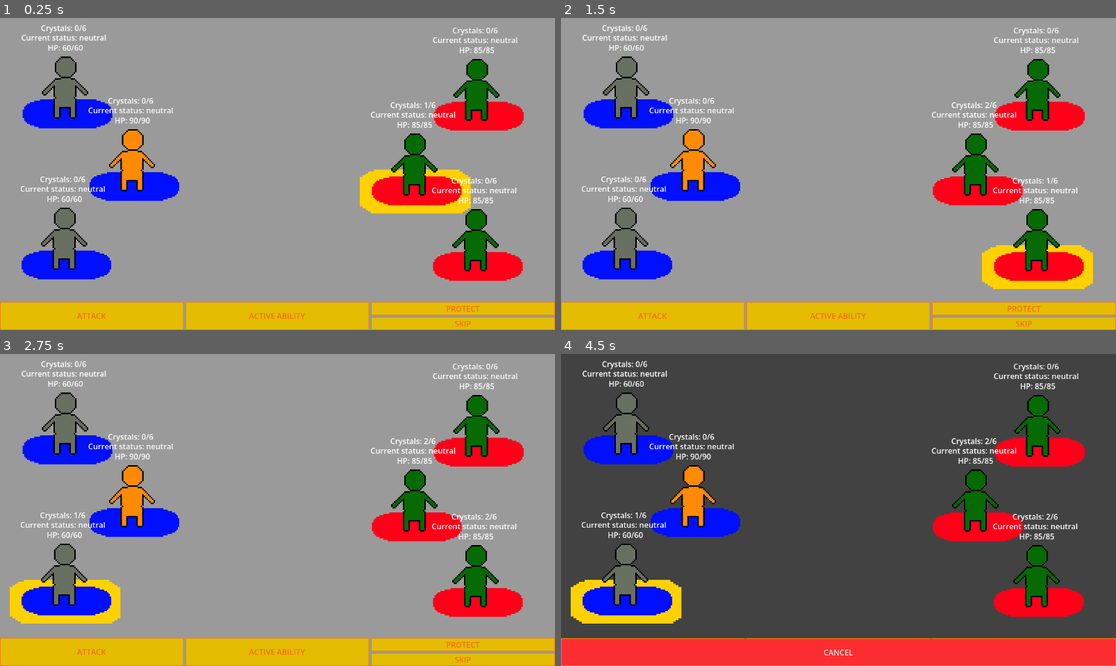
Above: before the commit, frames 1-4 (two rows, left to right).
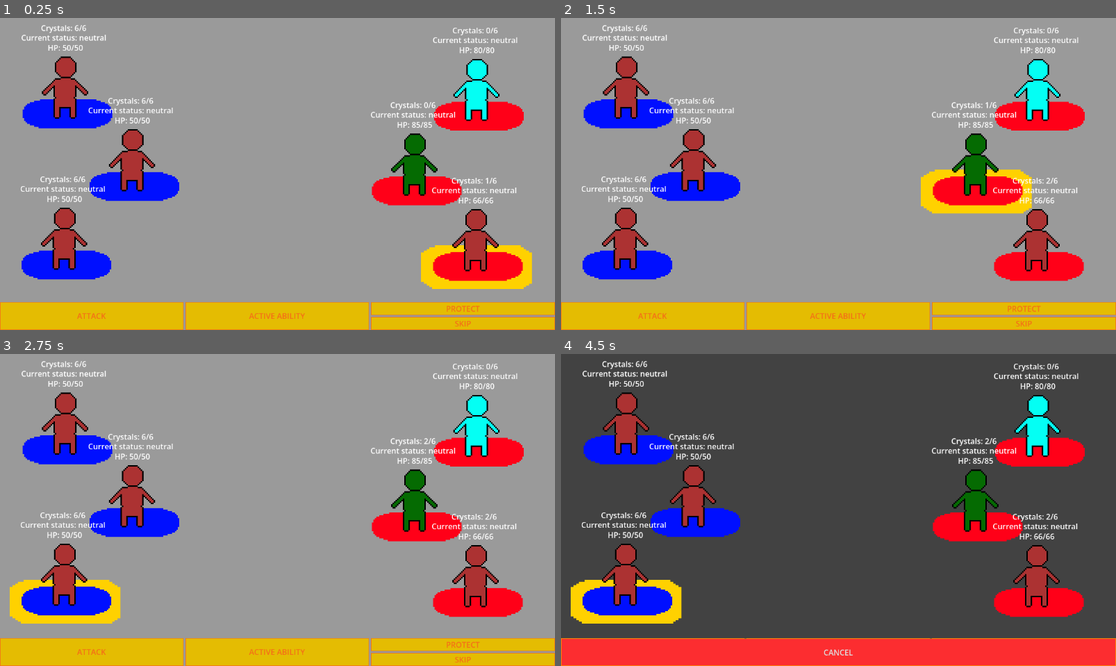
Above: after the commit, the same moments.

Repository: crowprogramsgames/erpge
Game: Godot game, scene res://scenes/battle/battle.tscn
The game is run twice, just before and just after one commit, with the same random seed, the same clock (stepped at 60 frames per second) and the same inputs.
Inputs:
- Up to frame 1 (0.25 s): no input
- Up to frame 2 (1.5 s): click "ACTIVE ABILITY" at 0.5 s; click "SKIP" at 1.25 s
- Up to frame 3 (2.75 s): click "SKIP" at 2 s
- Up to frame 4 (4.5 s): click "ATTACK" at 2.75 s; click "PROTECT" at 3.5 s; click "ATTACK" at 4.25 s

The runs differ from the first frame. In frame 1, 5.8% of the frame differs, in the area x 7-96%, y 2-87%; in frame 2, 5.8%; in frame 3, 3.2%; in frame 4, 3.2%.

Commit message:
hierophant finished and tested. draco added but not finished. TODO: draco BA: spend 2 crystals to apply passive again

Diff:
--- a/archetypes/starters/Bandit/bandit_mod_1.gd
+++ b/archetypes/starters/Bandit/bandit_mod_1.gd
@@ -1,5 +1,4 @@
 extends Modifier
 
 func additional_damage(o:Character, t:Character) -> int:
-	print(str(source.tot_stat("fin") - t.tot_stat("fin")))
 	return source.tot_stat("fin") - t.tot_stat("fin")
--- /dev/null
+++ b/archetypes/starters/Draco/a_draco.gd
@@ -0,0 +1,21 @@
+extends Active
+
+@export var pwr_mult : float = 2
+
+func a_action():
+	Action.set_action(Action.ActionType.ABILITY, Action.Targets.ENEMY, Action.Restriction.TARGET, false)
+	Events.choose_target.emit()
+
+func a_ability(targets : Array[Character]) -> void:
+	var save : bool
+	var dmg : int
+	for target in targets:
+		save = ability_save(target)
+		if !save:
+			dmg = GL.ab_damage(source, target, source.tot_stat("pwr") * pwr_mult)
+			target.be_dealt_dmg(dmg)
+		else:
+			target.be_dealt_dmg(source.tot_stat("pwr") * pwr_mult / 2)
+			print("failed ability")
+	_pay_cost()
+	source.end_of_turn()
--- /dev/null
+++ b/archetypes/starters/Draco/a_draco.tres
@@ -0,0 +1,9 @@
+[gd_resource type="Resource" format=3 uid="uid://jjq82fdu667h"]
+
+[ext_resource type="Script" uid="uid://c8a86gfn75x7h" path="res://archetypes/starters/Draco/a_draco.gd" id="1_dngjp"]
+
+[resource]
+script = ExtResource("1_dngjp")
+active_name = "Dragon Breath"
+active_desc = "All enemies are engulfed in flames"
+metadata/_custom_type_script = "uid://b7d6rex4qpujm"
--- /dev/null
+++ b/archetypes/starters/Draco/draco.tres
@@ -0,0 +1,20 @@
+[gd_resource type="Resource" script_class="Archetype" format=3 uid="uid://gryithbqcjey"]
+
+[ext_resource type="Resource" uid="uid://jjq82fdu667h" path="res://archetypes/starters/Draco/a_draco.tres" id="1_wl3vh"]
+[ext_resource type="Resource" uid="uid://yrv33dc0tejl" path="res://archetypes/starters/Draco/p_draco.tres" id="2_fugwh"]
+[ext_resource type="Texture2D" uid="uid://cnule6p8qxdrr" path="res://art/adv_sprites/ang_files.png" id="3_7cf3i"]
+[ext_resource type="Script" uid="uid://qoe7jgamtuc7" path="res://resources/archetype.gd" id="4_580kv"]
+[ext_resource type="Resource" uid="uid://bikue0lgh7foy" path="res://statuses/neutral.tres" id="5_vvym6"]
+[ext_resource type="Resource" uid="uid://bhe77agxjwbv5" path="res://archetypes/starters/Draco/draco_stats.tres" id="6_31107"]
+[ext_resource type="Resource" uid="uid://bpemd6y4tvnkm" path="res://items/weapons/claws.tres" id="7_fv8iw"]
+
+[resource]
+script = ExtResource("4_580kv")
+arch_name = "Draco"
+arch_desc = "A furious dragon spawn heats their inside in preparation"
+portrait = ExtResource("3_7cf3i")
+stats = ExtResource("6_31107")
+passive_ability = ExtResource("2_fugwh")
+active_ability = ExtResource("1_wl3vh")
+weapon = ExtResource("7_fv8iw")
+metadata/_custom_type_script = "uid://qoe7jgamtuc7"
--- /dev/null
+++ b/archetypes/starters/Draco/draco_stats.tres
@@ -0,0 +1,12 @@
+[gd_resource type="Resource" script_class="Stats" format=3 uid="uid://bhe77agxjwbv5"]
+
+[ext_resource type="Script" uid="uid://dcbe8jtdelre3" path="res://resources/stats.gd" id="1_ita0w"]
+
+[resource]
+script = ExtResource("1_ita0w")
+max_hp = 66
+hp = 66
+pwr = 4
+end = 2
+vir = 1
+metadata/_custom_type_script = "uid://dcbe8jtdelre3"
--- /dev/null
+++ b/archetypes/starters/Draco/p_draco.gd
@@ -0,0 +1,9 @@
+extends Passive
+
+func _set_triggers():
+	Events.start_of_game.connect(_on_start_of_game)
+
+func _on_start_of_game():
+	for adv : Character in Battle.adventurers:
+		if !GL.allies_o_enemies(adv, source):
+			adv.effect_manager.grant_effect(0,-3,0,0,0,3)
--- /dev/null
+++ b/archetypes/starters/Draco/p_draco.tres
@@ -0,0 +1,10 @@
+[gd_resource type="Resource" format=3 uid="uid://yrv33dc0tejl"]
+
+[ext_resource type="Script" uid="uid://df27rfrtjx2ou" path="res://resources/modifier.gd" id="1_4mowp"]
+[ext_resource type="Script" uid="uid://b5metfqby4n68" path="res://archetypes/starters/Draco/p_draco.gd" id="2_4mowp"]
+
+[resource]
+script = ExtResource("2_4mowp")
+passive_name = "Draconic Presence"
+passive_desc = "At the start of combat, the enemies are left astonished by the grandiose"
+metadata/_custom_type_script = "uid://dmlaesjve55vy"
--- /dev/null
+++ b/archetypes/starters/Hierophant/a_hierophant.gd
@@ -0,0 +1,15 @@
+extends Active
+
+@export var pwr_mult : float = 3
+
+func a_action() -> void:
+	Action.set_action(Action.ActionType.ABILITY, Action.Targets.ALL, Action.Restriction.TARGET, true)
+	source.action_menu.cancelBtn.show()
+	Events.choose_target.emit()
+
+func a_ability(targets: Array[Character]) -> void:
+	for target in targets:
+		target.status_manager.grant_status("healing")
+		target.heal(source.tot_stat("pwr") * pwr_mult)
+	_pay_cost()
+	source.end_of_turn()
--- /dev/null
+++ b/archetypes/starters/Hierophant/a_hierophant.tres
@@ -0,0 +1,10 @@
+[gd_resource type="Resource" format=3 uid="uid://oegymnnc88y5"]
+
+[ext_resource type="Script" uid="uid://byj6naq7oqg77" path="res://archetypes/starters/Hierophant/a_hierophant.gd" id="1_t07s4"]
+
+[resource]
+script = ExtResource("1_t07s4")
+active_name = "Lesser Miracle"
+active_desc = "An adventurer is granted the \"healiang\" status and is healed equal to your power"
+cost = 2
+metadata/_custom_type_script = "uid://b7d6rex4qpujm"
--- /dev/null
+++ b/archetypes/starters/Hierophant/hierophant.tres
@@ -0,0 +1,20 @@
+[gd_resource type="Resource" script_class="Archetype" format=3 uid="uid://d4ngajoktvimn"]
+
+[ext_resource type="Script" uid="uid://qoe7jgamtuc7" path="res://resources/archetype.gd" id="1_dyhfw"]
+[ext_resource type="Resource" uid="uid://oegymnnc88y5" path="res://archetypes/starters/Hierophant/a_hierophant.tres" id="1_fghwx"]
+[ext_resource type="Resource" uid="uid://bikue0lgh7foy" path="res://statuses/neutral.tres" id="2_plove"]
+[ext_resource type="Resource" uid="uid://c0gj73bswo3ab" path="res://archetypes/starters/Hierophant/p_hierophant.tres" id="2_so0ia"]
+[ext_resource type="Texture2D" uid="uid://c6yd2nl6y47y1" path="res://art/adv_sprites/spe_files.png" id="3_owpb5"]
+[ext_resource type="Resource" uid="uid://bfujk0jtc0m5k" path="res://archetypes/starters/Hierophant/hierophant_stats.tres" id="6_24dfj"]
+[ext_resource type="Resource" uid="uid://dikttp0c5guvg" path="res://items/weapons/flail.tres" id="7_sr0ur"]
+
+[resource]
+script = ExtResource("1_dyhfw")
+arch_name = "Hierophant"
+arch_desc = "A holy person with devilish intentions"
+portrait = ExtResource("3_owpb5")
+stats = ExtResource("6_24dfj")
+passive_ability = ExtResource("2_so0ia")
+active_ability = ExtResource("1_fghwx")
+weapon = ExtResource("7_sr0ur")
+metadata/_custom_type_script = "uid://qoe7jgamtuc7"
--- /dev/null
+++ b/archetypes/starters/Hierophant/hierophant_stats.tres
@@ -0,0 +1,14 @@
+[gd_resource type="Resource" script_class="Stats" format=3 uid="uid://bfujk0jtc0m5k"]
+
+[ext_resource type="Script" uid="uid://dcbe8jtdelre3" path="res://resources/stats.gd" id="1_supi3"]
+
+[resource]
+script = ExtResource("1_supi3")
+max_hp = 80
+hp = 80
+pwr = 2
+end = 5
+fin = -1
+ref = -2
+vir = 2
+metadata/_custom_type_script = "uid://dcbe8jtdelre3"
--- /dev/null
+++ b/archetypes/starters/Hierophant/p_hierophant.gd
@@ -0,0 +1,9 @@
+extends Passive
+
+func _set_triggers():
+	Events.attack_hit.connect(_on_attack_hit)
+
+func _on_attack_hit(origin : Character , target: Character):
+	if origin == source:
+		source.status_manager.grant_status("shielded")
+		Events.stat_changes.emit()
--- /dev/null
+++ b/archetypes/starters/Hierophant/p_hierophant.tres
@@ -0,0 +1,10 @@
+[gd_resource type="Resource" format=3 uid="uid://c0gj73bswo3ab"]
+
+[ext_resource type="Script" uid="uid://df27rfrtjx2ou" path="res://resources/modifier.gd" id="1_ei2vi"]
+[ext_resource type="Script" uid="uid://p6caxk1evnc3" path="res://archetypes/starters/Hierophant/p_hierophant.gd" id="2_ei2vi"]
+
+[resource]
+script = ExtResource("2_ei2vi")
+passive_name = "Holy Knight"
+passive_desc = "On attack hit, they are granted \"shielded\" condition"
+metadata/_custom_type_script = "uid://dmlaesjve55vy"
--- a/archetypes/starters/Warrior/a_warrior.gd
+++ b/archetypes/starters/Warrior/a_warrior.gd
@@ -27,5 +27,5 @@
 				target.be_dealt_dmg(dmg)
 				if(dmg > 0):
 					Events.attack_hit.emit(source, target)
-
+	_pay_cost()
 	source.end_of_turn()
--- a/globals/events.gd
+++ b/globals/events.gd
@@ -11,6 +11,7 @@
 signal target_selected(target : Character)
 signal end_turn
 signal choose_target
+signal get_attacked(origin : Character, target: Character)
 #INFORMATION-BLOCK
 signal call_info(cha : Character)
 signal close_info
@@ -27,6 +28,7 @@
 #PASSIVE-TRIGGERS
 #Turn
 signal start_of_game
+signal start_of_turn(origin : Character)
 
 #Attacks
 signal attack_hit(o : Character, t : Character)
--- a/globals/global_functions.gd
+++ b/globals/global_functions.gd
@@ -21,9 +21,10 @@
 		hit_mult = hit_data[0]
 		pre_bonus = hit_data[1]
 
-		if hit_mult == -1:
+		if hit_mult == -1 || !target.get_attacked():
 			pass
 		else:
+			 #char.can_be_attacked // before_attacked
 			var dmg : int = atk_damage(pre_bonus, hit_mult, origin, target)
 			print(origin.stats.char_name + " has dealt " + str(dmg) + " damage to " + target.stats.char_name)
 			target.be_dealt_dmg(dmg)
@@ -60,10 +61,16 @@
 
 func atk_damage(pre_b : int, hit_mult : float, o: Character , t : Character) -> int:
 	var WD : int = o.weapon.weapon_dmg + o.additional_damage(o,t)
-	var dmg : int = int(floor(WD * (1 + o.tot_stat("pwr") * o.tot_stat("pwr_rng") + pre_b * o.tot_stat("pre_rng") - t.tot_stat("end") * t.tot_stat("end_rng")) * (1 + hit_mult) * (dmg_multiplier(o,t))))
+	var dmg : int = int(floor(WD * (1 + o.tot_stat("pwr") * o.tot_stat("pwr_rng")
+	+ pre_b * o.tot_stat("pre_rng")
+	- t.tot_stat("end") * t.tot_stat("end_rng"))
+	* (1 + hit_mult) * (dmg_multiplier(o,t))))
 
 	return max(1, dmg)
-
+func ab_damage(o: Character , t: Character, hab_dmg : float) -> int:
+	var dmg : int = int(floor(hab_dmg * (1 - t.tot_stat("end") * t.tot_stat("end_rng"))
+	* (dmg_multiplier(o,t))))
+	return max(1,dmg)
 func dmg_multiplier(o : Character,t : Character) -> float:
 	return o.dmg_multiplier(o,t) * t.dmg_multiplier(o,t)
 
--- /dev/null
+++ b/items/weapons/claws.tres
@@ -0,0 +1,9 @@
+[gd_resource type="Resource" script_class="Weapon" format=3 uid="uid://bpemd6y4tvnkm"]
+
+[ext_resource type="Script" uid="uid://csiqg3bctj7ka" path="res://resources/weapon.gd" id="1_qt472"]
+
+[resource]
+script = ExtResource("1_qt472")
+weapon_name = &"Claws"
+weapon_dmg = 6
+metadata/_custom_type_script = "uid://csiqg3bctj7ka"
--- /dev/null
+++ b/items/weapons/flail.tres
@@ -0,0 +1,9 @@
+[gd_resource type="Resource" script_class="Weapon" format=3 uid="uid://dikttp0c5guvg"]
+
+[ext_resource type="Script" uid="uid://csiqg3bctj7ka" path="res://resources/weapon.gd" id="1_p2vo4"]
+
+[resource]
+script = ExtResource("1_p2vo4")
+weapon_name = &"Flail"
+weapon_dmg = 9
+metadata/_custom_type_script = "uid://csiqg3bctj7ka"
--- a/resources/active.gd
+++ b/resources/active.gd
@@ -1,4 +1,4 @@
-@abstract class_name Active
+class_name Active
 extends Resource
 
 enum Save {NONE, PWR, END, FIN, REF, VIR}
@@ -12,9 +12,11 @@
 @export var save_difficulty : int = 12
 @export var save_stat : Save = Save.NONE
 
-@abstract func a_action() -> void
+func a_action() -> void:
+	pass
 
-@abstract func a_ability(targets: Array[Character]) -> void
+func a_ability(targets: Array[Character]) -> void:
+	pass
 
 func _pay_cost():
 	source.stats.curr_crystals -= cost
--- a/resources/stats.gd
+++ b/resources/stats.gd
@@ -78,5 +78,12 @@
 func lose_health(quant : int):
 	hp -= quant
 	Events.stat_changes.emit()
+func heal(quant : int):
+	var prev : int = hp
+	if quant > max_hp - hp:
+		quant = max_hp - hp
+	hp += quant
+	print(self.char_name + " has been healed for " + str(quant) + " (" + str(prev) + " -> " + str(hp) + ")")
+	Events.stat_changes.emit()
 func additional_damage(o:Character, t:Character):
 	return add_dmg
--- a/resources/status.gd
+++ b/resources/status.gd
@@ -1,2 +1,7 @@
 class_name Status
 extends Effect
+
+func get_attacked() -> bool:
+	return true
+func set_up_status():
+	pass
--- a/scenes/battle/battle.gd
+++ b/scenes/battle/battle.gd
@@ -5,11 +5,11 @@
 @onready var background : ColorRect = $Background
 @onready var darkBg : ColorRect = $DarkBg
 
-@onready var redTeam : Array[Node]
-@onready var blueTeam : Array[Node]
-@onready var adventurers : Array[Node]
+static var redTeam : Array[Node]
+static var blueTeam : Array[Node]
+static var adventurers : Array[Node]
 
-var curr : Character
+static var curr : Character
 
 
 func _ready():
--- a/scenes/battle/battle.tscn
+++ b/scenes/battle/battle.tscn
@@ -2,9 +2,10 @@
 
 [ext_resource type="Script" uid="uid://dxmrj33k40akw" path="res://scenes/battle/battle.gd" id="1_hyhfg"]
 [ext_resource type="Resource" uid="uid://dqjgchpjekseo" path="res://archetypes/starters/Warden/warden.tres" id="3_0yh6x"]
-[ext_resource type="Resource" uid="uid://c1hov7sixvacj" path="res://archetypes/starters/Bandit/bandit.tres" id="3_fh7rg"]
 [ext_resource type="PackedScene" uid="uid://bw41icrjlvr7" path="res://scenes/characters/character.tscn" id="3_jkydm"]
-[ext_resource type="Resource" uid="uid://db452s7ngm83b" path="res://archetypes/starters/Brute/brute.tres" id="4_fh7rg"]
+[ext_resource type="Resource" uid="uid://ctlpm2r8l0cf8" path="res://archetypes/pruebas/Angry/angry.tres" id="3_pll4o"]
+[ext_resource type="Resource" uid="uid://d4ngajoktvimn" path="res://archetypes/starters/Hierophant/hierophant.tres" id="6_py4tk"]
+[ext_resource type="Resource" uid="uid://gryithbqcjey" path="res://archetypes/starters/Draco/draco.tres" id="8_agsc7"]
 [ext_resource type="Script" uid="uid://chyypd4kosl8q" path="res://scenes/battle/action.gd" id="20_fe4ja"]
 
 [node name="Battle" type="Node2D" unique_id=1538658190]
@@ -31,24 +32,24 @@
 [node name="Character" parent="BlueHandler" unique_id=1370791865 groups=["blue_team"] instance=ExtResource("3_jkydm")]
 position = Vector2(132, 156)
 char_name = &"Paco"
-archetype = ExtResource("3_fh7rg")
+archetype = ExtResource("3_pll4o")
 
 [node name="Character2" parent="BlueHandler" unique_id=2133214311 groups=["blue_team"] instance=ExtResource("3_jkydm")]
 position = Vector2(271, 307)
 char_name = &"Pedro"
-archetype = ExtResource("4_fh7rg")
+archetype = ExtResource("3_pll4o")
 
 [node name="Character3" parent="BlueHandler" unique_id=1590214184 groups=["blue_team"] instance=ExtResource("3_jkydm")]
 position = Vector2(130, 470)
 char_name = &"Paula"
-archetype = ExtResource("3_fh7rg")
+archetype = ExtResource("3_pll4o")
 
 [node name="RedHandler" type="Node2D" parent="." unique_id=96916074]
 
 [node name="Character" parent="RedHandler" unique_id=726112052 groups=["red_team"] instance=ExtResource("3_jkydm")]
 position = Vector2(986, 161)
 char_name = &"Lina"
-archetype = ExtResource("3_0yh6x")
+archetype = ExtResource("6_py4tk")
 
 [node name="Character2" parent="RedHandler" unique_id=1893845541 groups=["red_team"] instance=ExtResource("3_jkydm")]
 position = Vector2(857, 316)
@@ -58,7 +59,7 @@
 [node name="Character3" parent="RedHandler" unique_id=1554084172 groups=["red_team"] instance=ExtResource("3_jkydm")]
 position = Vector2(984, 473)
 char_name = &"Lorena"
-archetype = ExtResource("3_0yh6x")
+archetype = ExtResource("8_agsc7")
 
 [node name="InfoLayer" type="CanvasLayer" parent="." unique_id=914472660]
 
--- a/scenes/characters/character.gd
+++ b/scenes/characters/character.gd
@@ -77,6 +77,7 @@
 	if status_manager.status.can_act: action_setup()
 	else: end_of_turn()
 func start_of_turn():
+	Events.start_of_turn.emit(self)
 	effect_countdown(stats.cd_per_turn)
 	stats.add_crystals(stats.cry_per_turn)
 func action_setup(): action_menu.show()
@@ -107,6 +108,8 @@
 #GRANT - UPDATE
 func _update_stats() -> void:
 	health_ui.update_hp()
+	if status_manager.status.duration <= 0 && status_manager.status.can_expire:
+		status_manager.expire_status()
 	status_ui.update_status()
 	crystals_ui.update_crystals()
 	Events.check_bodies.emit()
@@ -118,8 +121,7 @@
 func effect_countdown(q : int):
 	var dur = status_manager.status.change_duration(-q)
 	if(dur <= 0):
-		status_manager.grant_status("neutral")
-
+		status_manager.expire_status()
 	var effect_duration : int
 	for effect in effect_manager.man_list:
 		effect_duration = effect.change_duration(-q)
@@ -134,6 +136,10 @@
 	if start:
 		base_ini = GL.roll20()
 	stats.initiative += base_ini - tot_stat("ref") + tot_stat("ini")
+func get_attacked() -> bool:
+	return self.status_manager.status.get_attacked()
+func heal(hp_restored : int):
+	stats.heal(hp_restored)
 #INPUT-EVENTS
 func _on_mouse_entered() -> void:
 	arrow.show()
--- a/scenes/characters/managers/status_manager.gd
+++ b/scenes/characters/managers/status_manager.gd
@@ -13,11 +13,15 @@
 const NEUTRAL : Status = preload("res://statuses/neutral.tres")
 const PROTECTED : Status = preload("res://statuses/protected.tres")
 const WEAKENED : Status = preload("res://statuses/weakened.tres")
+const SHIELDED : Status = preload("res://statuses/shielded.tres")
+const HEALING : Status = preload("res://statuses/healing.tres")
+
 
 static var status_list : Array[Status] = [
 	BLESSED, BLINDED, CURSED, DEAD,
 	 ENRAGED, FOCUSED, FRAGILE, FROZEN,
-	HASTED, NEUTRAL, PROTECTED, WEAKENED
+	HASTED, NEUTRAL, PROTECTED, WEAKENED,
+	SHIELDED, HEALING
 ]
 var status : Status
 
@@ -45,12 +49,14 @@
 
 static func can_be_granted(status_n : StringName) -> Status:
 	return find_status(status_n)
-
+func expire_status():
+	grant_status("neutral")
 func grant_status(status_n : StringName):
 	var found_status = StatusManager.can_be_granted(status_n)
 
 	if found_status != null:
 		status = found_status.duplicate()
+		status.set_up_status()
 		Events.stat_changes.emit()
 func check_status(status_n : StringName) -> bool:
 	return status_n.capitalize() == self.status.effect_name.capitalize()
--- /dev/null
+++ b/statuses/healing.gd
@@ -0,0 +1,10 @@
+extends Status
+
+@export var health_restored : int = 3
+
+func set_up_status():
+	Events.start_of_turn.connect(_on_start_of_turn)
+
+func _on_start_of_turn(origin : Character):
+	if origin.status_manager.status == self:
+		origin.heal(health_restored)
--- /dev/null
+++ b/statuses/healing.tres
@@ -0,0 +1,8 @@
+[gd_resource type="Resource" format=3 uid="uid://chrg5ipimgkyc"]
+
+[ext_resource type="Script" uid="uid://bnn668scsr3yo" path="res://statuses/healing.gd" id="1_eqrco"]
+
+[resource]
+script = ExtResource("1_eqrco")
+effect_name = "healing"
+metadata/_custom_type_script = "uid://dpk7oq4rhsfax"
--- /dev/null
+++ b/statuses/shielded.gd
@@ -0,0 +1,6 @@
+extends Status
+
+func get_attacked() -> bool:
+	duration = 0
+	Events.stat_changes.emit()
+	return false
--- /dev/null
+++ b/statuses/shielded.tres
@@ -0,0 +1,9 @@
+[gd_resource type="Resource" format=3 uid="uid://c3q8ayl1nwwus"]
+
+[ext_resource type="Script" uid="uid://m6205fktgqnr" path="res://statuses/shielded.gd" id="1_g5fx4"]
+
+[resource]
+script = ExtResource("1_g5fx4")
+effect_name = "shielded"
+effect_desc = "Denies an attack, destroyed on hit"
+metadata/_custom_type_script = "uid://dpk7oq4rhsfax"
Not shown, added: archetypes/starters/Draco/a_draco.gd.uid
Not shown, added: archetypes/starters/Draco/p_draco.gd.uid
Not shown, added: archetypes/starters/Hierophant/a_hierophant.gd.uid
Not shown, added: archetypes/starters/Hierophant/p_hierophant.gd.uid
Not shown, added: statuses/healing.gd.uid
Not shown, added: statuses/shielded.gd.uid
